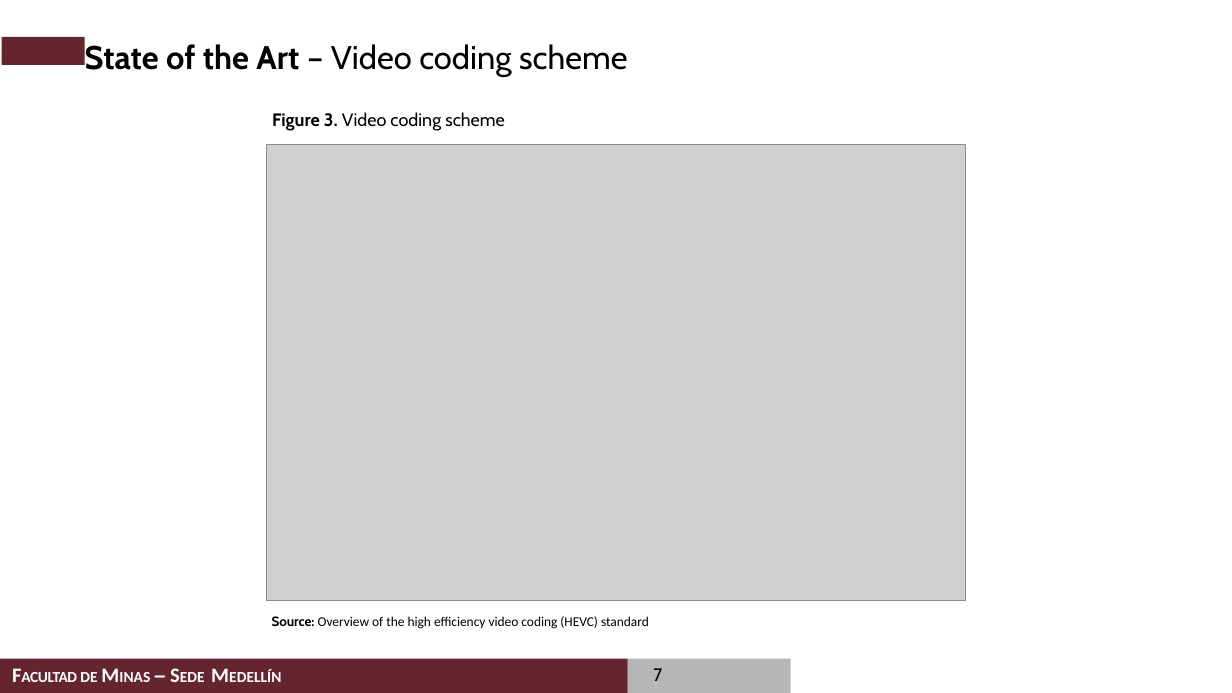
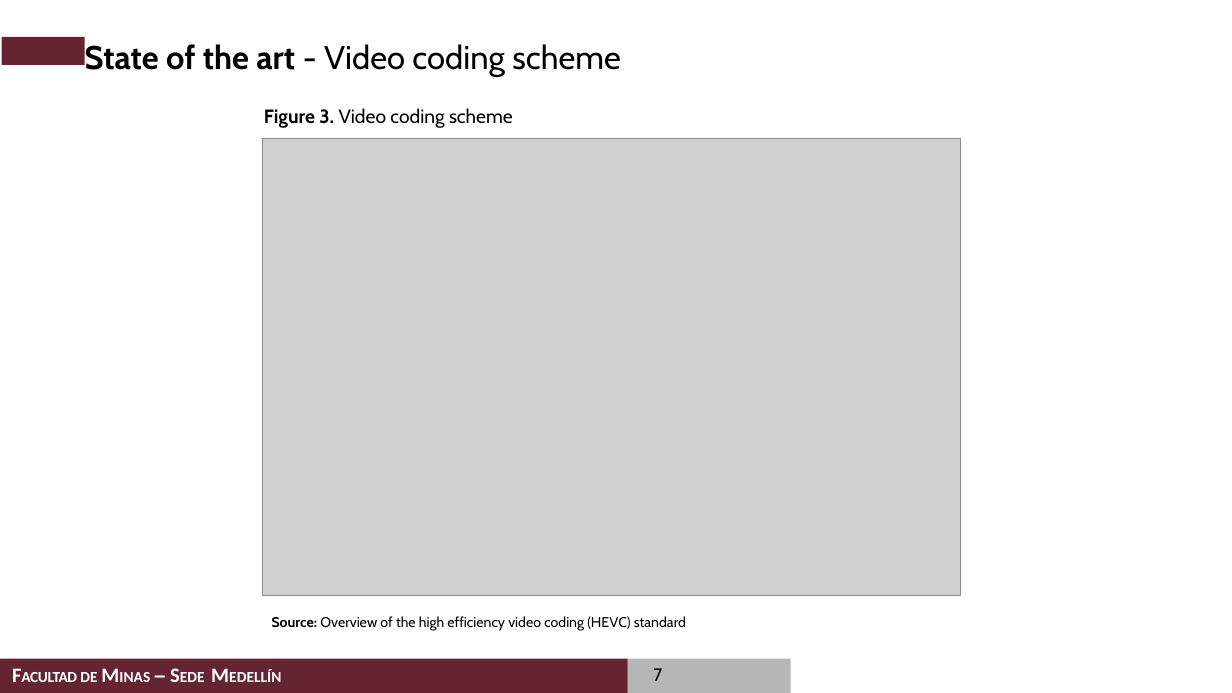
Before and after one commit to casalazarh/Examen-de-Calificacion-2020, a slide deck: slide 7 of presentation/Examen de Calificacion de Doctorado_Carlos_Alberto_Salazar.pptx. Drawn at 1232x693 pixels with LibreOffice and Linux fonts; fonts in the diff are those of the drawing; grey boxes stand for pictures; background and template pictures are left out. Boxes give left, top, right and bottom in pixels: in the first picture for what was removed or moved away, otherwise in the second. Text is boxed around its words. In the diff, an @@ line names an element or a change of style, - is before the commit and + after.

```diff
--- a/presentation/Examen de Calificacion de Doctorado_Carlos_Alberto_Salazar.pptx
+++ b/presentation/Examen de Calificacion de Doctorado_Carlos_Alberto_Salazar.pptx
@@ title at (85, 44, 621, 77): text changed @@
-State of the Art – Video coding scheme
+State of the art - Video coding scheme
@@ text "Figure 3. Video coding scheme": place and size @@
-text "Figure 3. Video coding scheme" at (272, 112, 505, 131)
+text "Figure 3. Video coding scheme" at (264, 108, 513, 128)
@@ text "Figure 3. Video coding scheme" at (264, 108, 513, 128): size 14 to 15 pt @@
@@ picture: place and size @@
-picture at (267, 145, 966, 601)
+picture at (262, 139, 961, 595)
@@ text "Source: Overview of the high ..." at (272, 616, 686, 631): size 10.5 to 11 pt; font Calibri to Cabin in "Overview of the high efficiency video coding ..." @@
```
Also in this commit, not shown: 14 other slides changed.
